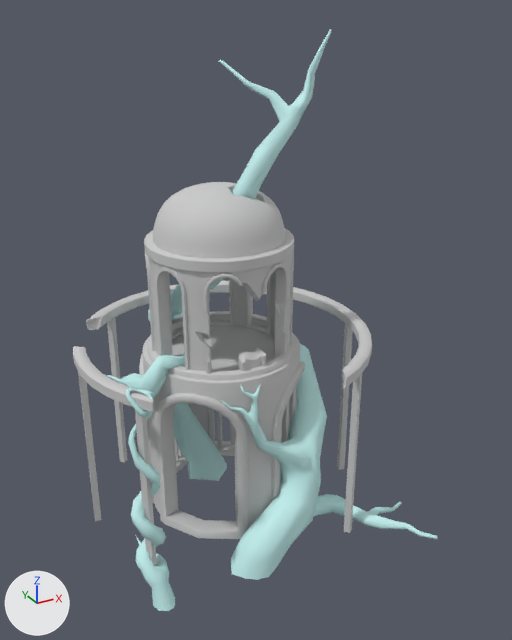
The FBX model Assets/Scenes/KSM/Part_3/Static Mesh/Part_3_Tower_mesh.fbx: old version first, new version second.
Camera for both pictures: a camera (50 mm lens) standing at (-15.2, -31.5, 26.3) and looking at (1.2, -1.8, 11.4). Arrows for +X, +Y and +Z are at lower left; the lights stay in place. Where no turn or scale is listed for an object, it has been applied to the vertices. Vertices at the same position are counted once.

Objects in the first picture: 'Part_3_Tower_mesh'.
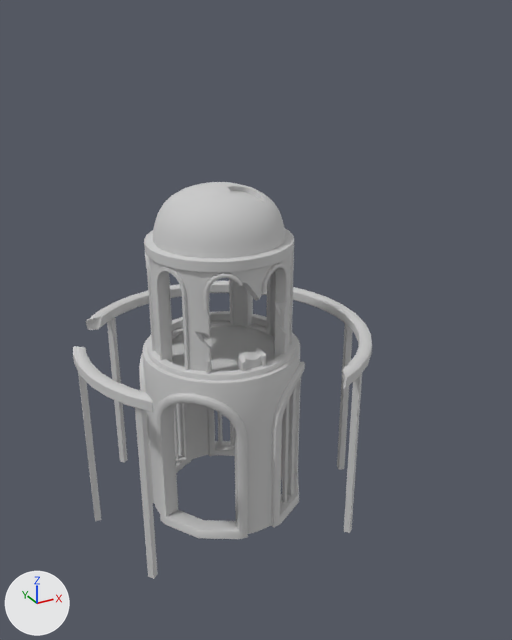
The change, as a list of edits to the scene's bpy script:
```text
Change me_mesh:
    where me_mesh.from_pydata(...)  # 4625 vertices, 5537 faces; spans x -7.9..8.3, y -9.5..7.7, z -1.3..25.4
    used by ob_part_3_tower_mesh; location = (0.0, 0.0, 0.0)
    me_mesh part 1: the loose piece of 351 vertices spanning x -2.5..5.8, y -6.8..6.0, z -0.9..25.4 is deleted
    me_mesh part 2: the loose piece of 233 vertices spanning x -7.2..-5.5, y -6.0..-1.2, z -1.3..10.6 is deleted
    me_mesh part 3: the loose piece of 168 vertices spanning x -0.6..8.3, y -9.5..-3.8, z -0.8..1.0 is deleted
    me_mesh part 4: the loose piece of 113 vertices spanning x -5.7..1.0, y -1.9..3.4, z -0.3..10.5 is deleted
    remove me_mesh.materials.append(mat_02___default)  # cyan #c7f4f2
```

Location of each change, (x1, y1, x2, y2) in pixels of the pictures (512 x 640 px):
'Part_3_Tower_mesh', reshaped (18% narrower, 32% shorter)
    before: (73, 29, 438, 611)
    after: (73, 182, 372, 579)
part 1 of me_mesh, deleted (cyan)
    before: (148, 29, 331, 580)
part 2 of me_mesh, deleted (cyan)
    before: (106, 375, 175, 611)
part 3 of me_mesh, deleted (cyan)
    before: (313, 494, 438, 539)
part 4 of me_mesh, deleted (cyan)
    before: (121, 353, 227, 481)
